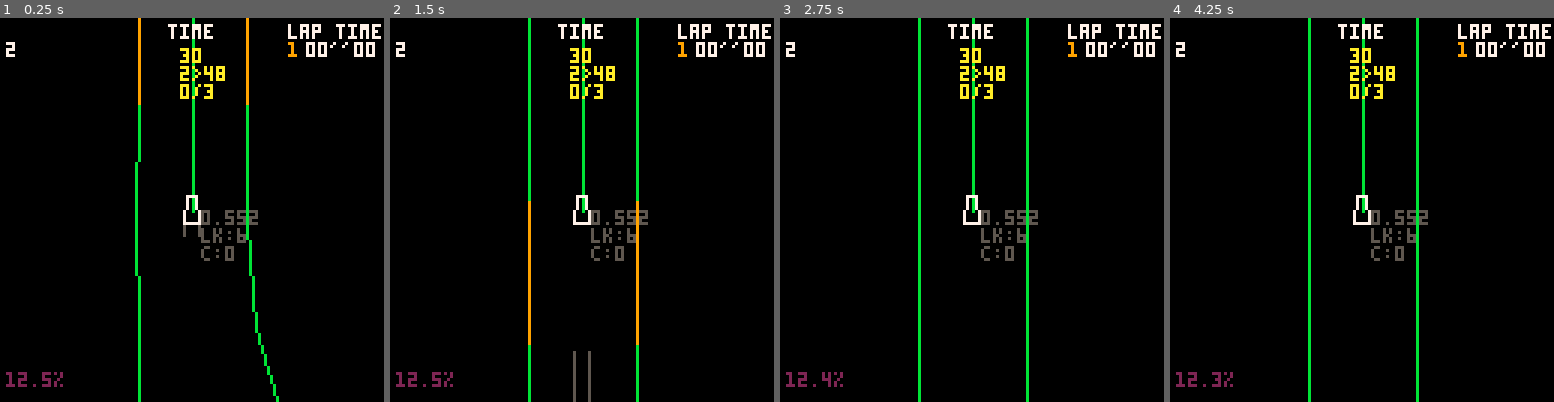
Above: before the commit, frames 1-4 (left to right).
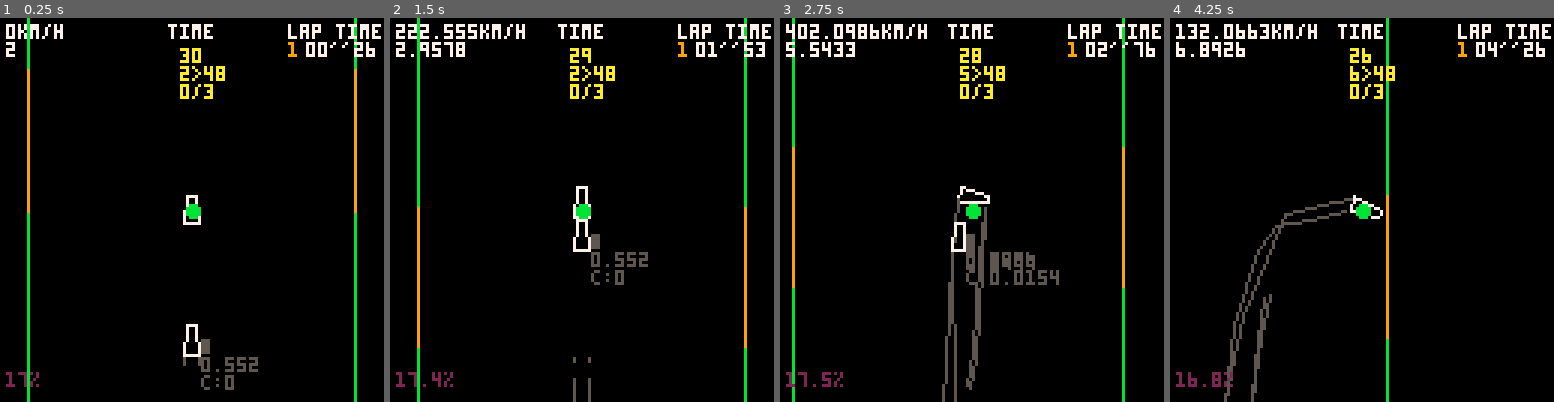
Above: after the commit, the same moments.

Repository: freds72/virtua-on
Game: PICO-8 cartridge carts/physics.p8
Same seed, same stepped clock (60 frames per second), same inputs: the game is played once before the commit and once after it.
Inputs:
- Up to frame 1 (0.25 s): no input
- Up to frame 2 (1.5 s): tap X (X key) at 0.33, 1.07 s; tap O (Z key) at 0.7 s
- Up to frame 3 (2.75 s): hold Right 1.6-2.1 s; tap O (Z key) at 1.7, 2.1, 2.5 s; tap X (X key) at 1.85 s; hold Up 2.15-2.42 s; hold Right from 2.47 s (still down)
- Up to frame 4 (4.25 s): tap O (Z key) every 0.4 s from 2.9 to 4.1 s; tap X (X key) at 2.97, 4.08 s; release Right at 3.03 s; hold Left 3.08-3.58 s; hold Down 3.63-3.97 s; hold Right from 4.02 s (still down)

The runs differ from the first frame. In frame 1, 5.4% of the frame differs, in the area x 1-98%, y 0-100%; in frame 2, 5.8%; in frame 3, 7.6%; in frame 4, 5.9%.

Commit message:
working AI!

Diff:
--- a/carts/frustum.p8
+++ b/carts/frustum.p8
@@ -510,7 +510,7 @@
 	local velocity,angularv={0,0,0},0
 	local forces,torque={0,0,0},0
 
-	local is_braking,max_rpm,steering_angle,total_r=false,0.6,0,0
+	local max_rpm,steering_angle,total_r=0.6,0,0
 
 	-- model for skidmarks (if any)
 	local model=lod_id and all_models[model_name].lods[lod_id]
@@ -600,8 +600,7 @@
 		get_speed=function(self)
 			return 300*3.6*(v_dot(velocity,velocity)^0.5)
 		end,
-		steer=function(self,steering_dt,rpm)
-			is_braking=rpm<0
+		steer=function(self,steering_dt,rpm,braking)
 			steering_angle+=mid(steering_dt,-0.2,0.2)
 
 			-- longitudinal slip ratio
@@ -621,6 +620,9 @@
 				rpm*=lerp(0.9,1,effective_rps/rps)
 			end
 
+			if braking then
+				v_scale(velocity,0.9)
+			end
 			v_scale(fwd,rpm*sr)
 
 			self:apply_force_and_torque(fwd,-steering_angle*lerp(0,0.25,rpm/max_rpm))
@@ -699,6 +701,11 @@
 			local fwd=m_fwd(self.m)
 			total_r+=v_dot(fwd,velocity)/0.2638
 			self:update_parts(total_r,steering_angle)
+		end,
+		angle_to=function(self,tgt)
+			local a=(atan2(tgt[1]-self.pos[1],tgt[3]-self.pos[3])-angle)%1
+			if(a<0.5) a=1-a
+			return a
 		end
 	}
 end
@@ -852,9 +859,26 @@
 	}
 end
 
+function make_pid(p,i,d)
+	local i_err,prev_err
+	p,i,d=p or 2,i or 1,d or 0.5
+	return function(cur,tgt,dt)
+		local err=tgt-cur
+		--if(err>0.5) err=0.5-err
+		--err=0.5-err
+		-- fresh?
+		prev_err=prev_err or err
+		i_err=(1-dt)*(i_err or err)+dt*err
+		local d_err=(err-prev_err)/dt
+		prev_err=err
+		return p*err+i*i_err+d*d_err
+	end
+end
+
 function make_npc(p,angle,track)
 	local body=make_car("car_ai",nil,p,angle,track)
 	local rpm=0.6
+	local pid=make_pid()
 
 	-- return world position p in local space (2d)
 	local function inv_apply(self,target)
@@ -865,31 +889,40 @@
 
 	body.control=function(self)
 		local fwd=m_fwd(self.m)
-		-- lookahead according to current "acceleration"
-		local lookahead=flr(2*rpm/0.6)+1
-
-		local n1,l1,r1=track:get_next(lookahead)
-		local n2,l2,r2=track:get_next(lookahead+1)
-		local len1,len2=track:get_length(lookahead)
-		-- find track target point based on curvature
-		local tgt=v_lerp(l2,r2,mid(0.5*len1/len2,0.2,0.8))
-		-- is target far away from forward direction?
-		local curve=v_dot(fwd,v_normz(make_v(self.pos,tgt)))
-		if curve<0.95 then
-			rpm=max(0.1,rpm-0.2)
-		else
-			-- accelerate
-			rpm+=0.05
+		local lookahead,curve,tgt=1,0
+		while lookahead<5 do
+			local n1,l1,r1=track:get_next(lookahead)
+			local n2,l2,r2=track:get_next(lookahead+1)
+			local len1,len2=track:get_length(lookahead)
+
+			-- accumulate "curvature"
+			curve+=abs(1-len1/len2)
+			-- find track target point based on curvature
+			tgt=v_lerp(l2,r2,mid(0.5*len1/len2,0.2,0.8))
+
+			-- intersect?
+			n1=make_v(r1,l1)
+			local v=v_normz(make_v(self.pos,tgt))
+			local t=v2_cross(make_v(self.pos,l1),v)/v2_cross(n1,v)
+			if t>0.8 or t<0.2 then
+				break
+			end
+			lookahead+=1
 		end
 
 		-- default: steer to track
-		local target=inv_apply(self,tgt)
-		local target_angle=atan2(target[1],target[3])
-
-		-- shortest angle
-		if(target_angle<0.5) target_angle=1-target_angle
-		target_angle=0.75-target_angle
-		rpm=self:steer(4*target_angle,rpm)
+		--local target=inv_apply(self,tgt)
+		local target_angle=self:angle_to(tgt)--atan2(target[1],target[3])
+		-- ortho angle + pid
+		target_angle=pid(0,0.75-target_angle,1/30)
+
+		local brake
+		if abs(target_angle)>0.12 then
+			brake=true
+		end
+		rpm=0.6
+
+		rpm=self:steer(4*target_angle,rpm,brake)
 	end
 	body.update_parts=function(self,total_r,steering_angle)
 		local wheel_m=make_m_from_euler(total_r,0,0)
@@ -899,7 +932,7 @@
 	local body_update=body.update
 	body.update=function(self)
 		body_update(self)
-		rpm*=0.92
+		rpm*=0.93
 	end
 
 	-- wrapper
--- a/carts/physics.p8
+++ b/carts/physics.p8
@@ -2,6 +2,7 @@
 version 18
 __lua__
 
+-- ocean
 local track_data={
 	{-26.65,0,-0.19},{-23.34,0,-0.19},
 	{-26.72,0,2.8},{-23.61,0,2.8},
@@ -170,6 +171,134 @@
 	{-26.61,0,-5.19},{-21.77,0,-5.19},
 	{-26.61,0,-2.19},{-22.79,0,-2.19}}
 
+-- big forest
+local track_data={
+	{-30.45,0,-48.38},{-21.31,0,-48.38},
+	{-30.45,0,-44.44},{-21.31,0,-44.44},
+	{-30.45,0,-40.5},{-21.31,0,-40.5},
+	{-30.45,0,-36.56},{-21.31,0,-36.56},
+	{-30.44,0,-32.6},{-21.31,0,-32.6},
+	{-30.44,0,-28.66},{-21.31,0,-28.66},
+	{-30.44,0,-24.72},{-21.31,0,-24.72},
+	{-30.44,0,-20.79},{-21.31,0,-20.79},
+	{-30.44,0,-16.85},{-21.31,0,-16.85},
+	{-29.88,0,-12.91},{-21.31,0,-12.91},
+	{-29.47,0,-8.97},{-21.31,0,-8.97},
+	{-29.08,0,-4.89},{-21.31,0,-4.89},
+	{-28.65,0,-0.77},{-21.31,0,-0.77},
+	{-26.95,0,3.36},{-21.31,0,3.36},
+	{-25.31,0,7.41},{-21.43,0,7.41},
+	{-25.31,0,11.16},{-21.43,0,11.16},
+	{-25.31,0,14.91},{-21.43,0,14.91},
+	{-25.31,0,18.66},{-21.43,0,18.66},
+	{-25.31,0,22.41},{-21.43,0,22.41},
+	{-25.31,0,26.16},{-21.43,0,26.16},
+	{-25.31,0,29.91},{-21.43,0,29.91},
+	{-25.31,0,33.66},{-21.43,0,33.66},
+	{-25.31,0,37.41},{-21.43,0,37.41},
+	{-25.31,0,41.16},{-21.43,0,41.16},
+	{-25.31,0,44.91},{-21.43,0,44.91},
+	{-25.18,0,48.66},{-21.45,0,48.66},
+	{-25.18,0,52.39},{-21.45,0,52.39},
+	{-25.18,0,56.16},{-21.45,0,56.16},
+	{-25.18,0,59.89},{-21.46,0,59.89},
+	{-24.95,0,63.9},{-21.31,0,63.35},
+	{-23.59,0,67.96},{-20.38,0,66.2},
+	{-21.25,0,71.07},{-18.65,0,68.46},
+	{-17.99,0,73.34},{-16.39,0,70.03},
+	{-14.34,0,74.54},{-13.58,0,70.94},
+	{-10.48,0,74.77},{-10.69,0,71.07},
+	{-6.91,0,74.31},{-7.54,0,70.64},
+	{-3.44,0,73.67},{-4.19,0,70.02},
+	{-0.26,0,73.02},{-0.98,0,69.36},
+	{3.07,0,72.33},{2.34,0,68.68},
+	{6.48,0,71.62},{5.73,0,67.98},
+	{9.71,0,70.96},{8.98,0,67.31},
+	{13.05,0,70.41},{12.33,0,66.61},
+	{16.41,0,69.72},{15.63,0,65.93},
+	{19.73,0,69.04},{18.95,0,65.25},
+	{23.03,0,68.36},{22.25,0,64.57},
+	{26.34,0,67.68},{25.58,0,63.88},
+	{29.66,0,66.96},{28.87,0,63.19},
+	{33.31,0,65.64},{31.48,0,62.29},
+	{36.48,0,62.98},{33.41,0,60.77},
+	{38.02,0,60.0},{34.25,0,59.13},
+	{38.61,0,57.84},{34.54,0,57.14},
+	{39.47,0,52.93},{35.4,0,52.24},
+	{40.05,0,49.58},{35.98,0,48.84},
+	{40.61,0,46.26},{36.55,0,45.51},
+	{41.19,0,42.93},{37.14,0,42.15},
+	{41.77,0,39.6},{37.72,0,38.83},
+	{42.36,0,36.27},{38.29,0,35.5},
+	{42.93,0,32.93},{38.88,0,32.14},
+	{43.52,0,29.61},{39.46,0,28.82},
+	{44.12,0,26.15},{40.04,0,25.58},
+	{44.12,0,22.22},{40.04,0,22.8},
+	{42.73,0,18.43},{39.05,0,20.3},
+	{41.07,0,15.45},{37.41,0,17.37},
+	{39.41,0,12.49},{35.76,0,14.42},
+	{37.76,0,9.54},{34.1,0,11.46},
+	{36.12,0,6.63},{32.43,0,8.48},
+	{34.43,0,3.62},{30.77,0,5.54},
+	{32.75,0,0.64},{29.1,0,2.57},
+	{31.11,0,-2.29},{27.45,0,-0.37},
+	{29.45,0,-5.25},{25.79,0,-3.33},
+	{27.81,0,-8.22},{24.14,0,-6.28},
+	{26.18,0,-11.14},{22.5,0,-9.28},
+	{25.22,0,-13.53},{21.12,0,-13.1},
+	{25.12,0,-16.02},{20.96,0,-16.02},
+	{25.3,0,-19.53},{21.5,0,-20.48},
+	{26.59,0,-22.1},{23.09,0,-24.02},
+	{28.17,0,-25.09},{24.67,0,-27.04},
+	{29.74,0,-28.07},{26.27,0,-30.04},
+	{31.33,0,-31.07},{27.82,0,-33.0},
+	{32.92,0,-34.05},{29.45,0,-36.02},
+	{34.6,0,-37.11},{30.77,0,-38.88},
+	{36.16,0,-39.72},{32.68,0,-42.22},
+	{38.02,0,-42.94},{34.27,0,-44.87},
+	{39.36,0,-46.46},{35.38,0,-47.56},
+	{39.55,0,-50.69},{35.5,0,-50.05},
+	{38.08,0,-54.57},{34.56,0,-52.43},
+	{35.64,0,-57.58},{32.66,0,-54.61},
+	{32.98,0,-59.96},{30.18,0,-56.75},
+	{30.16,0,-62.15},{27.65,0,-58.75},
+	{26.87,0,-64.0},{25.12,0,-60.25},
+	{22.63,0,-64.79},{22.69,0,-60.68},
+	{18.62,0,-64.02},{20.06,0,-60.11},
+	{15.12,0,-61.81},{17.93,0,-58.72},
+	{12.61,0,-59.02},{15.96,0,-56.39},
+	{10.62,0,-56.38},{13.91,0,-53.66},
+	{8.64,0,-53.97},{11.48,0,-50.92},
+	{6.45,0,-52.5},{8.02,0,-48.71},
+	{4.02,0,-52.02},{3.87,0,-47.88},
+	{1.37,0,-52.51},{-0.11,0,-48.67},
+	{-0.84,0,-53.84},{-3.67,0,-50.88},
+	{-2.26,0,-55.83},{-6.08,0,-54.28},
+	{-2.9,0,-58.55},{-7.09,0,-58.21},
+	{-3.03,0,-61.72},{-7.28,0,-61.71},
+	{-3.03,0,-64.97},{-7.28,0,-64.97},
+	{-3.03,0,-68.35},{-7.28,0,-68.35},
+	{-3.03,0,-71.74},{-7.28,0,-71.74},
+	{-3.03,0,-75.13},{-7.28,0,-75.13},
+	{-3.02,0,-78.71},{-7.25,0,-78.42},
+	{-3.51,0,-82.71},{-7.38,0,-80.92},
+	{-4.85,0,-86.25},{-8.04,0,-83.28},
+	{-7.49,0,-89.25},{-9.56,0,-85.52},
+	{-11.03,0,-91.12},{-11.88,0,-87.0},
+	{-15.13,0,-91.52},{-14.71,0,-87.44},
+	{-19.27,0,-90.16},{-17.58,0,-86.45},
+	{-22.66,0,-87.28},{-19.79,0,-84.29},
+	{-24.66,0,-83.67},{-20.86,0,-81.68},
+	{-25.39,0,-80.41},{-21.2,0,-79.54},
+	{-25.54,0,-76.71},{-21.27,0,-76.46},
+	{-25.54,0,-73.29},{-21.29,0,-73.3},
+	{-25.53,0,-69.86},{-21.29,0,-69.86},
+	{-26.64,0,-66.45},{-21.27,0,-66.46},
+	{-27.59,0,-63.09},{-21.28,0,-63.09},
+	{-27.59,0,-59.8},{-21.3,0,-59.8},
+	{-28.13,0,-56.42},{-21.3,0,-56.31},
+	{-29.82,0,-52.25},{-21.31,0,-52.25}}
+
 -->8
 -- game
 local k_small=0.001
@@ -652,6 +781,7 @@
 
 		local x0,y0=cam:project(self.pos)
 
+		--[[
 		local lookahead,tgt=1
 		local curve=0
 		while lookahead<6 do
@@ -676,8 +806,13 @@
 
 			lookahead+=1
 		end
-
-		print(rpm.."\nlk:"..lookahead.."\nc:"..curve,x0+3,y0,5)
+		]]
+
+		local s=ai.."\n"..rpm
+		if self.curve then
+			s=s.."\nc:"..self.curve
+		end
+		print(s,x0+3,y0,5)
 
 		body_draw(self)
 	end
@@ -749,7 +884,7 @@
 			if abs(target_angle)>0.12 then
 				brake=true
 			end
-			rpm=0.6*lerp(0.8,1,lookahead/5)
+			rpm=0.6--*lerp(0.8,1,lookahead/5)
 		elseif ai==2 then
 			if abs(target_angle)>0.18 then
 				brake=true
@@ -757,18 +892,27 @@
 			rpm=0.6*abs(1-curve/2)*lerp(0.8,1,lookahead/5)
 		elseif ai==3 then
 			curve=0
-			for i=1,4 do
+			for i=1,3 do
 				local n1,l1,r1=track:get_next(i)
 				local n2,l2,r2=track:get_next(i+1)
 				local len1,len2=v_len(make_v(l1,l2)),v_len(make_v(r1,r2))
 				-- accumulate "curvature"
 				curve+=abs(1-len1/len2)
 			end
-
-			if abs(target_angle)>0.18 then
+			self.curve=curve
+
+			if abs(target_angle)>0.2 or curve>1.6 then
 				brake=true
-			end
-			rpm=0.6*lerp(0.8,1,lookahead/5)*lerp(0.5,1,curve/2)
+			else
+				rpm=0.6
+			end
+		elseif ai==4 then
+			self.curve=curve
+			if abs(target_angle)>0.12 then
+				brake=true
+			else
+				rpm=0.6*lerp(0.8,1,1-curve/1.2)
+			end
 		end
 
 		-- heavy curve ahead?
@@ -1038,17 +1182,17 @@
 	local n,l,r=plyr_track:get_next()
 	l=v_add(l,r)
 	v_scale(l,0.5)
-	--plyr=make_plyr(l,0,plyr_track)
+	plyr=make_plyr(l,0,plyr_track)
 
 	add(actors,plyr)
 
-	for i=1,1 do
+	for i=1,4 do
 		local npc_track=make_track(fixed_tracks,1)
 		if(not static_track) static_track=npc_track
 		local _,l,r=npc_track:get_next()
 		l=v_add(l,r)
 		v_scale(l,0.5)
-		add(actors,add(npcs, make_npc(l,0,npc_track,1)))
+		add(actors,add(npcs, make_npc(l,0,npc_track,i)))
 	end
 end
 
